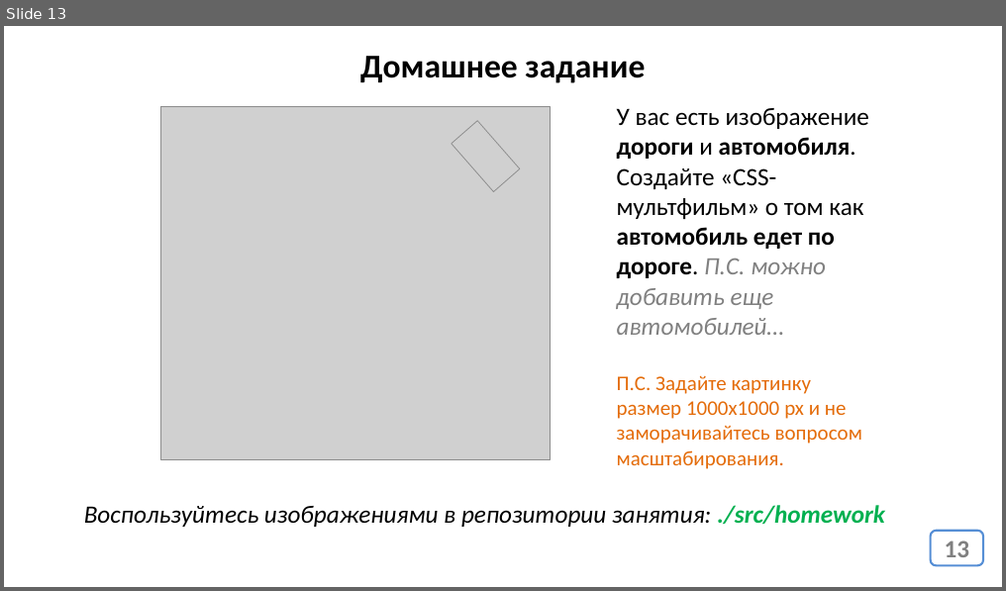
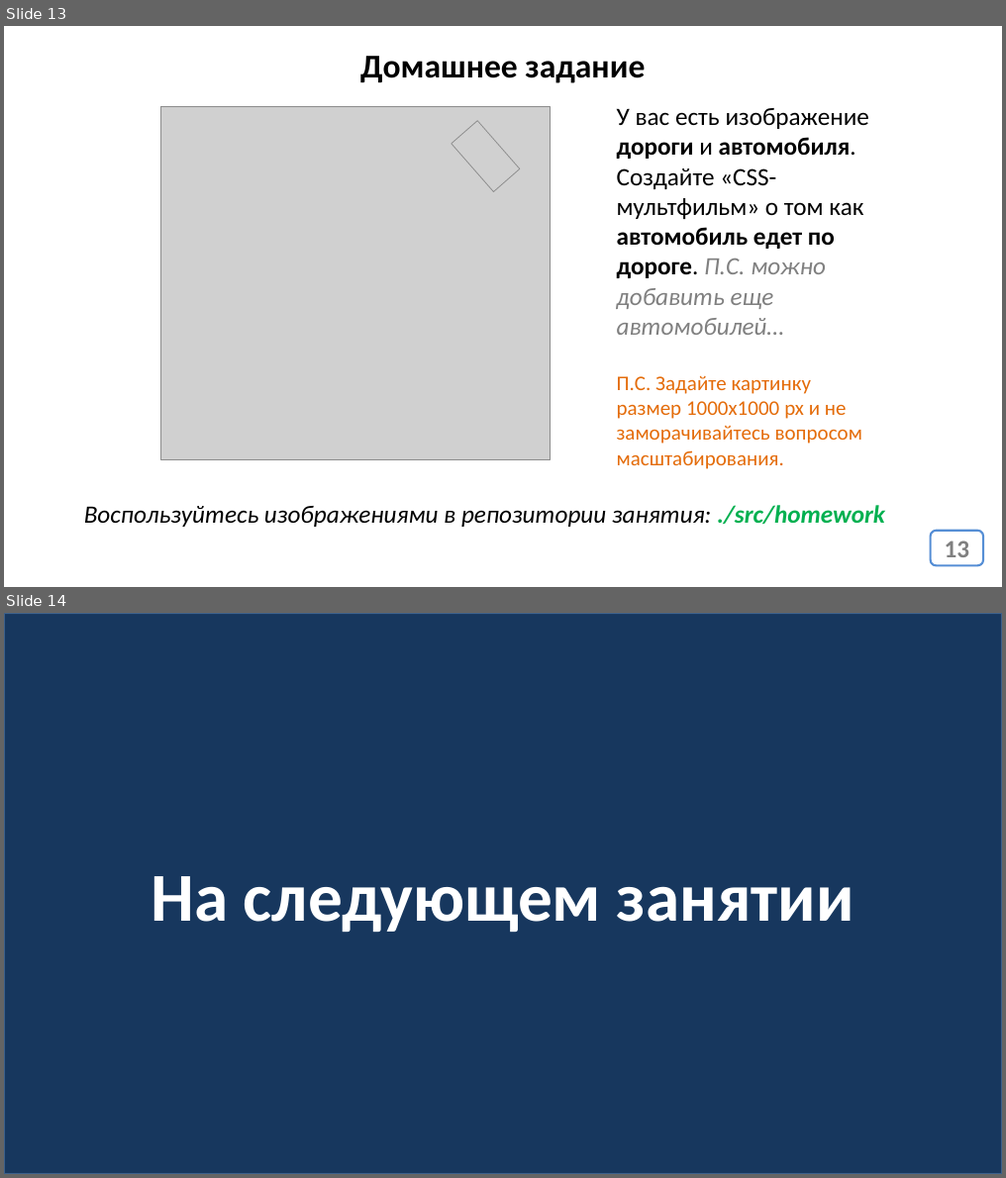
Before and after one commit to web42-ortdnipro/lesson12, a slide deck: lesson12.pptx. Shown one above the other, each under a label of ours: slide 13 before the commit, slides 13 and 14 after it. The pictures are 1006x591 and 1006x1178 pixels, drawn with LibreOffice and Linux fonts; fonts in the diff are those of the drawing; grey boxes stand for pictures. Boxes give left, top, right and bottom in pixels: in the first picture for what was removed or moved away, otherwise in the second. Text is boxed around its words. In the diff, an @@ line names an element or a change of style, - is before the commit and + after.

```diff
--- a/lesson12.pptx
+++ b/lesson12.pptx
@@ slide 14 added at <box>4,613,1002,1174</box>, background #FFFFFF @@
@@ rectangle added at <box>4,613,1002,1174</box>, fill #17375E, outline #3A5F8C 2 pt, 66 pt, text #FFFFFF, bold @@
+На следующем занятии
```
Also in this commit, not shown: 1 other slide added, 2 slides removed, 1 other file.
